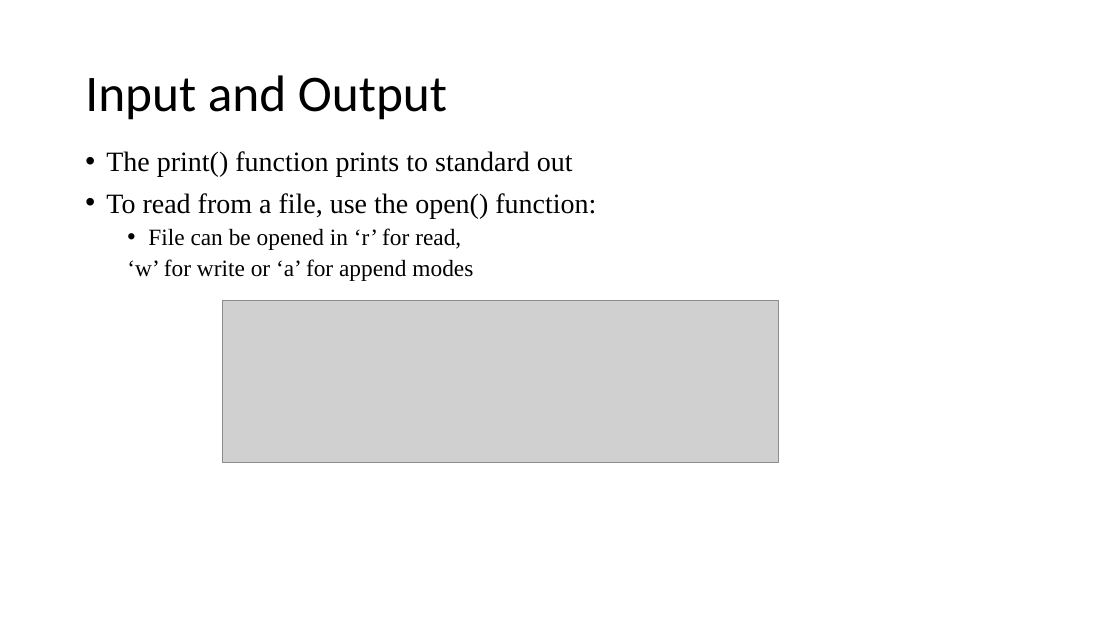
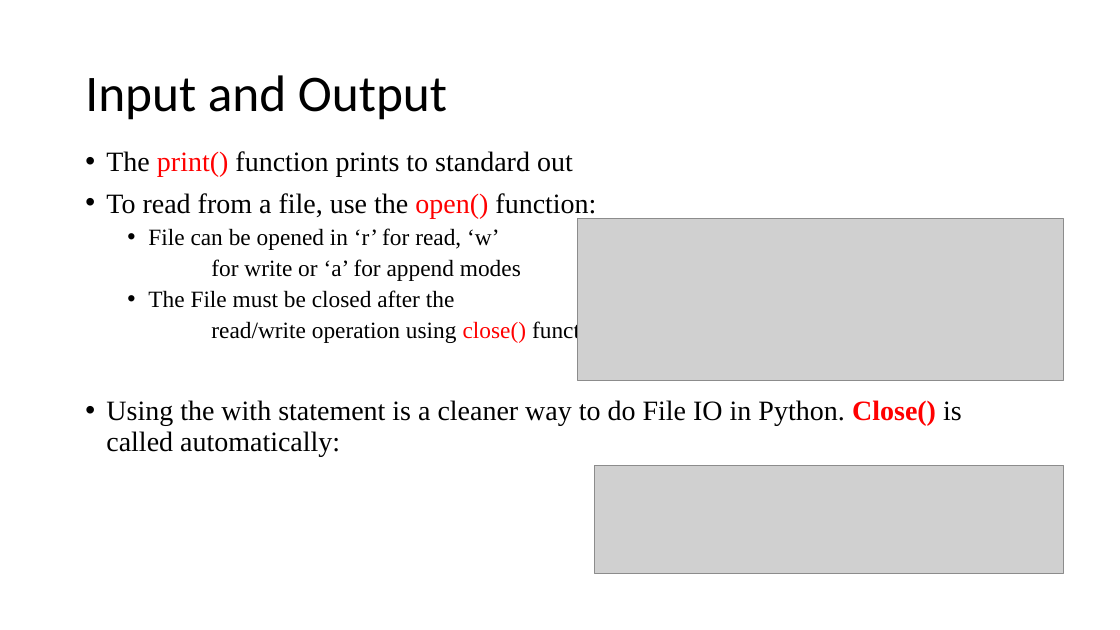
Before and after one commit to ndeshpa/Bootcamp, a slide deck: slide 18 of lecture/Python Programing.pptx (slide 23 before the commit). Drawn at 1120x630 pixels with LibreOffice and Linux fonts; fonts in the diff are those of the drawing; grey boxes stand for pictures. Boxes give left, top, right and bottom in pixels: in the first picture for what was removed or moved away, otherwise in the second. Text is boxed around its words. In the diff, an @@ line names an element or a change of style, - is before the commit and + after.

Commit message:
Modified Slides

```diff
--- a/lecture/Python Programing.pptx
+++ b/lecture/Python Programing.pptx
@@ text at <box>106,151,596,218</box>: text colour #000000 to #FF0000 in "print()", "open()" @@
@@ text at <box>106,228,962,456</box>: text changed @@
-  • File can be opened in ‘r’ for read,
-  ‘w’ for write or ‘a’ for append modes
+  • File can be opened in ‘r’ for read, ‘w’
+  for write or ‘a’ for append modes
+  • The File must be closed after the
+  read/write operation using close() function
+• Using the with statement is a cleaner way to do File IO in Python. Close() is called automatically:
@@ picture: place and size @@
-picture at <box>223,301,780,463</box>
+picture at <box>577,218,1063,381</box>
@@ picture added at <box>594,465,1063,573</box> @@
```
Also in this commit, not shown: 12 other slides changed, 3 slides added, 2 other files.
